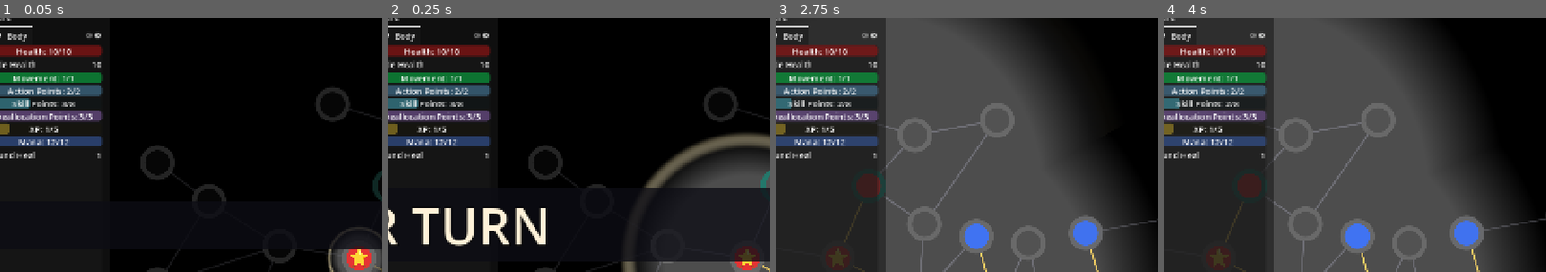
Above: before the commit, frames 1-4 (left to right).
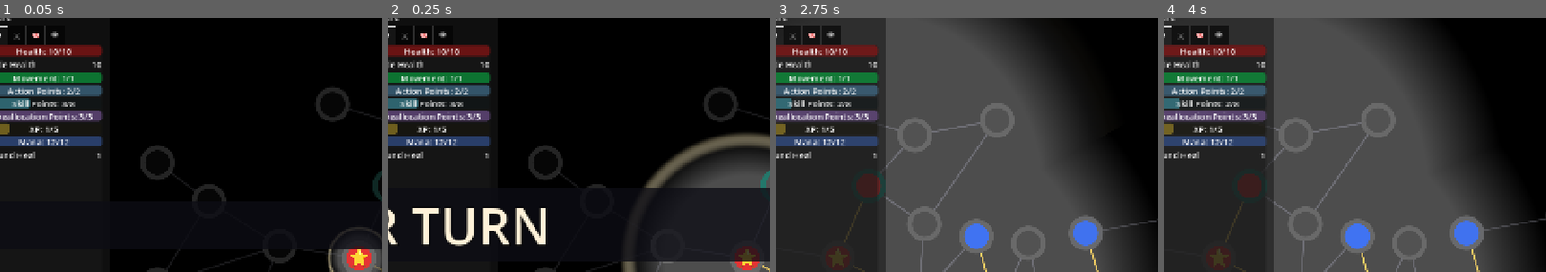
Above: after the commit, the same moments.

Repository: Koaieus/skill-tree-of-life
Game: Godot game, scene res://scenes/dev_sandbox.tscn
Same seed, same stepped clock (60 frames per second), same inputs: the game is played once before the commit and once after it.
Inputs (mouse positions are % of the whole screen's width and height, from its top left):
- Up to frame 1 (0.05 s): no input
- Up to frame 2 (0.25 s): no input
- Up to frame 3 (2.75 s): tap Enter at 0.5, 1.25 s; drag from (50, 50) to (60, 26) at 0.52 s; drag from (54, 36) to (60, 58) at 1.27 s; hold Right (ui_right) from 2.03 s (still down); hold Ctrl from 2.03 s (still down); click (60, 58) at 2.17 s
- Up to frame 4 (4 s): release Right (ui_right) at 2.75 s; release Ctrl at 2.75 s; drag from (14, 65) to (1, 48) at 2.77 s; click "Melee" at 3.5 s
The pictures show only the part of the screen within x 3-53%, y 3-53%; the shares and areas given below are measured in that part.

The runs differ from the first frame. In frame 1, 0.3% of the frame differs, in the area x 2-27%, y 3-11%; in frame 2, 0.3%; in frame 3, 0.8%; in frame 4, 0.8%.

Commit message:
feat(ui): icon-only stat tabs + scene-ified rows (StatsPanel)
Fix the "cursed" tab header: titles were glyph + text ("♥  Body") so the tab
row overflowed and collapsed to ~2 visible tabs behind pagination arrows
(tabs-in-tabs). Tabs now render the GLYPH ONLY as the title with the human
group name as a hover tooltip (set_tab_title/set_tab_tooltip), so all tabs fit
in one row. Split _TABS into {id, name, glyph}; set headers after the
empty-tab cull so indices are stable (remove_child immediately rather than a
deferred queue_free so the index lookup is correct).

Scene-ify row construction: _build_basic_row() now instantiates ui/stat_row.tscn
(HBox + Name/Value labels) instead of new()-ing the tree imperatively.
LabeledProgressBar was already a scene. The metadata-driven content contract is
unchanged — what renders + order still come from StatDef display_type /
display_order / display_group.

Kept the tabbed model (one group visible at a time) per design decision; the
tab taxonomy + deeper ideas (per-turn stat joining, derived blade_damage stat,
custom display scenes, hide-at-default, budget stats in specialized UI) are
captured as open design direction in docs/domain/stats_panel_refactor.md
(Phase B) for a follow-up.

Co-Authored-By: Claude Opus 4.8 <noreply@anthropic.com>

Diff:
--- /dev/null
+++ b/ui/stat_row.tscn
@@ -0,0 +1,11 @@
+[gd_scene format=3]
+
+[node name="StatRow" type="HBoxContainer"]
+
+[node name="Name" type="Label" parent="."]
+layout_mode = 2
+size_flags_horizontal = 3
+
+[node name="Value" type="Label" parent="."]
+layout_mode = 2
+horizontal_alignment = 2
--- a/ui/stats_panel.gd
+++ b/ui/stats_panel.gd
@@ -17,13 +17,15 @@
 
 const _TAB_FALLBACK: StringName = &"misc"
 
-# Tab order + display. Glyphs are unicode stopgaps; can swap to textures later.
+# Tab order + display. Each tab header renders the GLYPH ONLY (so all tabs fit
+# in one row — no overflow/pagination), with the human `name` shown as a hover
+# tooltip. Glyphs are unicode stopgaps; swap to `set_tab_icon` textures later.
 const _TABS: Array[Dictionary] = [
-	{ "id": &"body",   "title": "♥  Body"   },
-	{ "id": &"combat", "title": "⚔  Combat" },
-	{ "id": &"mind",   "title": "🧠 Mind"   },
-	{ "id": &"sense",  "title": "👁 Sense"  },
-	{ "id": _TAB_FALLBACK, "title": "···"   },
+	{ "id": &"body",   "name": "Body",   "glyph": "♥"  },
+	{ "id": &"combat", "name": "Combat", "glyph": "⚔"  },
+	{ "id": &"mind",   "name": "Mind",   "glyph": "🧠" },
+	{ "id": &"sense",  "name": "Sense",  "glyph": "👁" },
+	{ "id": _TAB_FALLBACK, "name": "Misc", "glyph": "···" },
 ]
 
 @export var board: StatBoard:
@@ -63,7 +65,7 @@
 		var tab_id: StringName = tab_def["id"]
 		known_ids.append(tab_id)
 		var vb := VBoxContainer.new()
-		vb.name = tab_def["title"]
+		vb.name = String(tab_id)
 		_tab_container.add_child(vb)
 		per_tab[tab_id] = vb
 
@@ -80,7 +82,20 @@
 		var tab_id: StringName = tab_def["id"]
 		var vb := per_tab[tab_id]
 		if vb.get_child_count() == 0:
+			_tab_container.remove_child(vb)
 			vb.queue_free()
+
+	# Icon-only headers: render the glyph as the tab title, with the human name
+	# as a hover tooltip. Done after the empty-tab cull so indices are stable.
+	for tab_def in _TABS:
+		var vb: VBoxContainer = per_tab[tab_def["id"]]
+		if not is_instance_valid(vb) or vb.get_parent() != _tab_container:
+			continue
+		var idx := _tab_container.get_tab_idx_from_control(vb)
+		if idx < 0:
+			continue
+		_tab_container.set_tab_title(idx, tab_def["glyph"])
+		_tab_container.set_tab_tooltip(idx, tab_def["name"])
 
 
 func _add_row_to_tab(def: StatDef, tab_vb: VBoxContainer) -> void:
@@ -118,17 +133,13 @@
 			return _build_basic_row()
 
 
+const _STAT_ROW_SCENE := preload("res://ui/stat_row.tscn")
+
+
 func _build_basic_row() -> HBoxContainer:
-	var row := HBoxContainer.new()
-	var name_label := Label.new()
-	name_label.name = "Name"
-	name_label.size_flags_horizontal = Control.SIZE_EXPAND_FILL
-	row.add_child(name_label)
-	var value_label := Label.new()
-	value_label.name = "Value"
-	value_label.horizontal_alignment = HORIZONTAL_ALIGNMENT_RIGHT
-	row.add_child(value_label)
-	return row
+	# Scene-instantiated row: an HBoxContainer with `Name` (expand-fill) and
+	# right-aligned `Value` labels. _refresh() finds them by node name.
+	return _STAT_ROW_SCENE.instantiate() as HBoxContainer
 
 
 # --- Refresh ----------------------------------------------------------------
Not shown, changed: docs/domain/stats_panel_refactor.md
